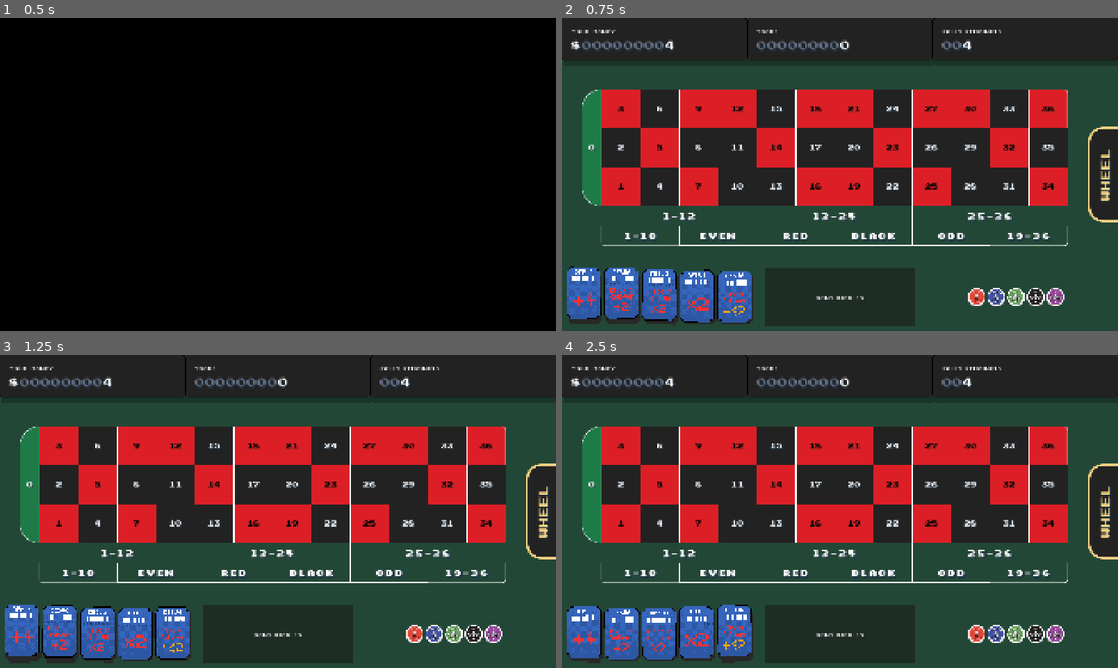
Above: before the commit, frames 1-4 (two rows, left to right).
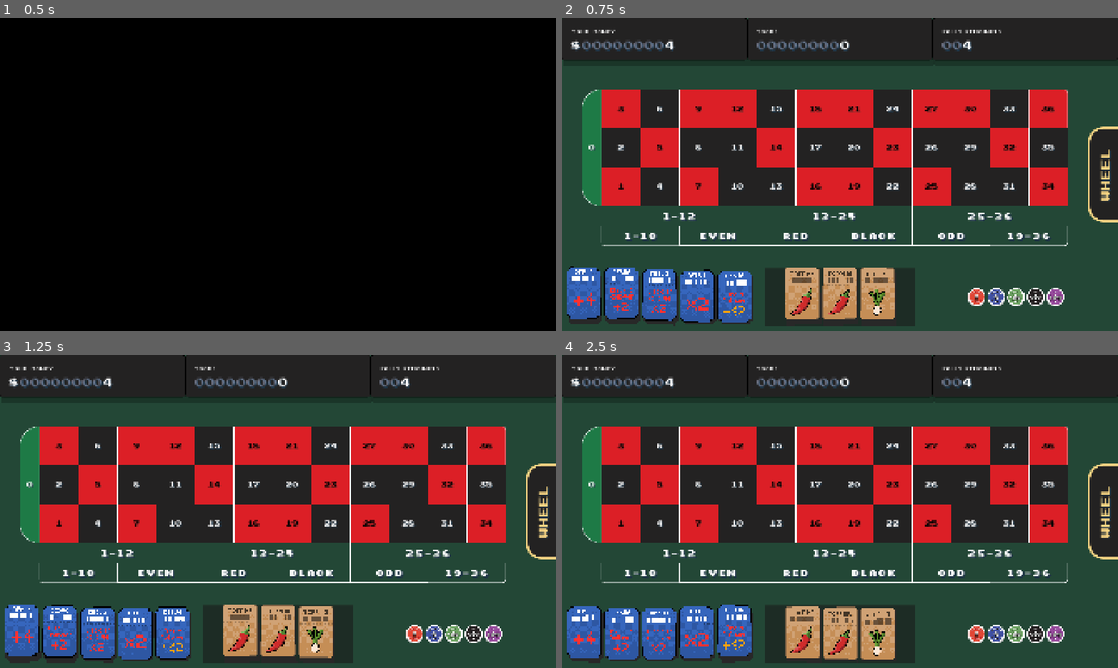
Above: after the commit, the same moments.

Repository: ross-ca/roulette-wheel
Game: Godot game, scene res://scenes/intro/intro.tscn
Two runs of this game, one before a commit and one after it. Both use one fixed random seed, a clock stepped at 60 frames per second and the inputs below. Video files are missing from this copy of the repository; at most half a second of black plays in their place.
Inputs (mouse positions are in pixels of both pictures, inside the frame that each line leads up to):
- Up to frame 1 (0.5 s): no input
- Up to frame 2 (0.75 s): tap Enter at 0.5 s; move the mouse to (962, 158) at 0.52 s; click (962, 158) at 0.67 s
- Up to frame 3 (1.25 s): no input
- Up to frame 4 (2.5 s): click "WHEEL" at 1.25 s; click "TABLE" at 2 s

Frame 1 is identical in both runs. In frame 2, 3.1% of the frame differs, in the area x 40-60%, y 79-97%; in frame 3, 3.1%; in frame 4, 3.1%, in the area x 40-60%, y 80-98%.

Commit message:
Add consumable functionality & colour flip consumables

Diff:
--- a/scenes/bet_table/bet_spot.gd
+++ b/scenes/bet_table/bet_spot.gd
@@ -7,6 +7,8 @@
 
 signal chip_dropped(bet: Bet, chip: PlacedChip)
 signal cleared(bet: Bet)
+## The tile was left-clicked, e.g. to pick it as the target of a consumable.
+signal clicked(bet: Bet)
 
 var bet: Bet
 ## False while bets can't change, such as during a spin.
@@ -78,7 +80,11 @@
 
 
 func _gui_input(event: InputEvent) -> void:
-	if editable and event is InputEventMouseButton and event.button_index == MOUSE_BUTTON_RIGHT \
-			and event.pressed:
+	if not (editable and event is InputEventMouseButton and event.pressed):
+		return
+	if event.button_index == MOUSE_BUTTON_RIGHT:
 		cleared.emit(bet)
 		accept_event()
+	elif event.button_index == MOUSE_BUTTON_LEFT:
+		clicked.emit(bet)
+		accept_event()
--- a/scenes/bet_table/bet_table.gd
+++ b/scenes/bet_table/bet_table.gd
@@ -9,6 +9,7 @@
 
 signal chip_dropped(bet: Bet, chip: PlacedChip)
 signal cleared(bet: Bet)
+signal spot_clicked(bet: Bet)
 
 const SPOT_SCENE := preload("res://scenes/bet_table/bet_spot.tscn")
 const COLUMNS := 12
@@ -112,6 +113,7 @@
 	spot.setup(bet)
 	spot.chip_dropped.connect(chip_dropped.emit)
 	spot.cleared.connect(cleared.emit)
+	spot.clicked.connect(spot_clicked.emit)
 	add_child(spot)
 	_spots[bet.key()] = spot
 	_cells.append({"spot": spot, "column": column, "row": row,
--- a/scenes/betting_view/betting_view.gd
+++ b/scenes/betting_view/betting_view.gd
@@ -9,6 +9,10 @@
 signal bet_placed(bet: Bet, chip: PlacedChip)
 signal bet_cleared(bet: Bet)
 signal wheel_requested
+## A table tile was left-clicked (not a chip drop), e.g. to target a consumable.
+signal spot_clicked(bet: Bet)
+signal consumable_clicked(item: Consumable)
+signal consumables_reordered
 
 const CHIP_SCENE := preload("res://scenes/chip/chip.tscn")
 ## Most chips in a row before they wrap onto another. The rows are kept even, so seven chips make
@@ -23,11 +27,35 @@
 @onready var _score: StatDisplay = %ScoreDisplay
 @onready var _table: BetTable = %Table
 @onready var _chips: VBoxContainer = %Chips # one centred HBoxContainer per row of chips
+@onready var _consumables: CardContainer = %Consumables
 
 
 func _ready() -> void:
 	_table.chip_dropped.connect(bet_placed.emit)
 	_table.cleared.connect(bet_cleared.emit)
+	_table.spot_clicked.connect(spot_clicked.emit)
+	_consumables.item_clicked.connect(func(item: Modifier) -> void: consumable_clicked.emit(item))
+	_consumables.order_changed.connect(consumables_reordered.emit)
+
+
+## Shows the consumables the player holds, as cards.
+func show_consumables(items: Array[Consumable]) -> void:
+	_consumables.set_items(items)
+
+
+## The consumables in their on-screen order, after the player has dragged them about.
+func get_consumables() -> Array[Modifier]:
+	return _consumables.get_items()
+
+
+## Raises the card of the consumable waiting for its target. Null puts them all down.
+func select_consumable(item: Consumable) -> void:
+	_consumables.select_item(item)
+
+
+## Dissolves the card of a consumable that's been used. Await it.
+func remove_consumable(item: Consumable) -> void:
+	await _consumables.remove_item(item)
 
 
 func _on_wheel_button_pressed() -> void:
--- a/scenes/betting_view/betting_view.tscn
+++ b/scenes/betting_view/betting_view.tscn
@@ -6,22 +6,14 @@
 [ext_resource type="Resource" uid="uid://desc1cj401ifv" path="res://scenes/bet_table/table_style.tres" id="4_style"]
 [ext_resource type="PackedScene" path="res://scenes/stat_display/stat_display.tscn" id="5_stat"]
 [ext_resource type="PackedScene" path="res://scenes/side_tab/side_tab.tscn" id="6_tab"]
+[ext_resource type="PackedScene" path="res://scenes/card_container/card_container.tscn" id="7_cards"]
 
 [sub_resource type="Theme" id="Theme_view"]
 default_font = ExtResource("2_font")
 default_font_size = 20
 
-[sub_resource type="StyleBoxFlat" id="StyleBoxFlat_i454r"]
+[sub_resource type="StyleBoxFlat" id="StyleBoxFlat_ceuks"]
 bg_color = Color(0.13725491, 0.13333334, 0.13333334, 1)
-border_width_left = 8
-border_width_top = 8
-border_width_bottom = 8
-border_color = Color(0.9764706, 0.8392157, 0.5176471, 1)
-corner_radius_top_left = 52
-corner_radius_bottom_left = 52
-
-[sub_resource type="StyleBoxFlat" id="StyleBoxFlat_ceuks"]
-bg_color = Color(0.18431373, 0.1764706, 0.1764706, 1)
 border_width_left = 8
 border_width_top = 8
 border_width_bottom = 8
@@ -39,6 +31,15 @@
 corner_radius_bottom_left = 52
 
 [sub_resource type="StyleBoxFlat" id="StyleBoxFlat_lxuho"]
+bg_color = Color(0.18431373, 0.1764706, 0.1764706, 1)
+border_width_left = 8
+border_width_top = 8
+border_width_bottom = 8
+border_color = Color(0.9764706, 0.8392157, 0.5176471, 1)
+corner_radius_top_left = 52
+corner_radius_bottom_left = 52
+
+[sub_resource type="StyleBoxFlat" id="StyleBoxFlat_x3spg"]
 bg_color = Color(0.13725491, 0.13333334, 0.13333334, 1)
 border_width_left = 8
 border_width_top = 8
@@ -140,11 +141,11 @@
 custom_minimum_size = Vector2(520, 0)
 layout_mode = 2
 
-[node name="Label" type="Label" parent="Rows/Margin/Body/Bottom/Bowl" unique_id=1069860572]
+[node name="Consumables" parent="Rows/Margin/Body/Bottom/Bowl" unique_id=1069860572 instance=ExtResource("7_cards")]
+unique_name_in_owner = true
 layout_mode = 2
-text = "Consumables"
-horizontal_alignment = 1
-vertical_alignment = 1
+card_scale = 2.5
+separation = 10.0
 
 [node name="Chips" type="VBoxContainer" parent="Rows/Margin/Body/Bottom" unique_id=187652771]
 unique_name_in_owner = true
--- a/scenes/card/card.gd
+++ b/scenes/card/card.gd
@@ -65,6 +65,10 @@
 	set(value):
 		held = value
 		_update_tooltip()
+
+## True while whatever holds the card has it picked, e.g. a consumable waiting for its target. It
+## stays popped up as if hovered.
+var selected := false
 
 ## Scale multiplier at the start of `pulse`.
 @export_range(1.0, 1.5, 0.01) var pulse_peak: float = 1.2
@@ -147,7 +151,7 @@
 func _step_hover_spring(delta: float) -> void:
 	var stiffness := hover_scale_speed * hover_scale_speed
 	var damping := 2.0 * hover_scale_damping * hover_scale_speed
-	var target := 1.0 if _hovered else 0.0
+	var target := 1.0 if _hovered or selected else 0.0
 	_hover_velocity += (stiffness * (target - _hover_amount) - damping * _hover_velocity) * delta
 	_hover_amount += _hover_velocity * delta
 
--- a/scenes/card_container/card_container.gd
+++ b/scenes/card_container/card_container.gd
@@ -9,10 +9,15 @@
 
 ## Emitted after a drag ends with the cards in a different order than they started.
 signal order_changed
+## Emitted when a card is clicked: pressed and released without being dragged out of its slot.
+signal item_clicked(item: Modifier)
 ## Emitted when a card is right-clicked (and none is being dragged). What it means is up to the scene.
 signal item_right_clicked(item: Modifier)
 
 const CARD_SCENE := preload("res://scenes/card/card.tscn")
+
+## How far (pixels) a card can be dragged and still count as a click when it's let go.
+const CLICK_SLOP := 6.0
 
 enum Alignment { BEGIN, CENTER, END }
 
@@ -76,6 +81,13 @@
 			queue_sort()
 			update_minimum_size()
 			return
+
+
+## Marks the card showing `item` as selected (and every other as not). Null clears the selection.
+func select_item(item: Modifier) -> void:
+	for card in _cards():
+		if card is Card:
+			card.selected = card.item == item
 
 
 ## The items of the cards, in their current left-to-right order. Assign it to a typed array
@@ -247,6 +259,8 @@
 	_restore_mouse_filters()
 	if _cards() != _order_at_grab:
 		order_changed.emit()
+	elif card is Card and absf(card.position.x - _targets[card].x) < CLICK_SLOP:
+		item_clicked.emit(card.item)
 
 
 func _restore_mouse_filters() -> void:
--- a/scenes/game/game.gd
+++ b/scenes/game/game.gd
@@ -4,6 +4,7 @@
 const SAVE_PATH := "user://run.tres"
 const STARTING_MONEY := 4
 const TICKET_DATABASE := preload("res://scenes/modifiers/ticket_database.tres")
+const CONSUMABLE_DATABASE := preload("res://scenes/modifiers/consumable_database.tres")
 
 var run: RunState
 ## How the last run ended, for the main menu to show. Empty if no run has ended this session.
@@ -20,6 +21,7 @@
 	run.money = STARTING_MONEY
 	run.pockets = Pocket.european_layout()
 	run.tickets = TICKET_DATABASE.create_starters()
+	run.consumables = CONSUMABLE_DATABASE.create_starters()
 
 
 func has_save() -> bool:
--- a/scenes/game/run_state.gd
+++ b/scenes/game/run_state.gd
@@ -14,6 +14,8 @@
 @export var money: int = 0
 ## Trigger order is array order, left to right.
 @export var tickets: Array[Ticket] = []
+## One-use items the player is holding, used in the play phase.
+@export var consumables: Array[Consumable] = []
 ## The wheel, clockwise from the top.
 @export var pockets: Array[Pocket] = []
 ## Upcoming steps; index 0 is next.
--- /dev/null
+++ b/scenes/modifiers/consumable_database.gd
@@ -0,0 +1,36 @@
+class_name ConsumableDatabase
+extends Resource
+## Every consumable the game knows about, and the ones a new run starts with. Edit
+## consumable_database.tres in the inspector: drag consumable .tres files into `consumables`, then
+## into `starter_consumables` (the same one can be listed more than once). Entries are templates, so
+## hand out copies with `create()`.
+
+## Every consumable that can appear in a run (shop stock, rewards, starters).
+@export var consumables: Array[Consumable] = []
+## What a new run starts with, in order.
+@export var starter_consumables: Array[Consumable] = []
+
+
+## A template picked from `consumables` by the cascading rarity roll on `rng` (use `create()` with
+## its `id` for a copy to hand out), skipping any whose id is in `exclude`. Null if none are left.
+func roll(rng: RandomNumberGenerator, exclude: Array[Consumable] = []) -> Consumable:
+	var excluded_ids := exclude.map(func(item: Consumable) -> StringName: return item.id)
+	var candidates := consumables.filter(func(item: Consumable) -> bool: return not excluded_ids.has(item.id))
+	return Rarity.roll(rng, candidates) as Consumable
+
+
+## A fresh copy of the consumable with this `id`, or null if there isn't one.
+func create(id: StringName) -> Consumable:
+	for item in consumables:
+		if item.id == id:
+			return item.duplicate(true)
+	push_error("No consumable with id '%s' in the consumable database." % id)
+	return null
+
+
+## Fresh copies of the starter consumables.
+func create_starters() -> Array[Consumable]:
+	var result: Array[Consumable] = []
+	for item in starter_consumables:
+		result.append(item.duplicate(true))
+	return result
--- /dev/null
+++ b/scenes/modifiers/consumable_database.tres
@@ -0,0 +1,11 @@
+[gd_resource type="Resource" script_class="ConsumableDatabase" format=3 uid="uid://fuktre8f0ryg"]
+
+[ext_resource type="Script" uid="uid://dnjmlwk2r2e2m" path="res://scenes/modifiers/consumable_database.gd" id="1_script"]
+[ext_resource type="Script" uid="uid://sans47dkpc0" path="res://scenes/modifiers/consumables/consumable.gd" id="2_consumable"]
+[ext_resource type="Resource" uid="uid://cd317t8dei0cq" path="res://scenes/modifiers/consumables/instances/green_flip.tres" id="3_7b25n"]
+[ext_resource type="Resource" uid="uid://blnscb7u8wpex" path="res://scenes/modifiers/consumables/instances/colour_flip.tres" id="3_flip"]
+
+[resource]
+script = ExtResource("1_script")
+consumables = Array[ExtResource("2_consumable")]([ExtResource("3_flip"), ExtResource("3_7b25n")])
+starter_consumables = Array[ExtResource("2_consumable")]([ExtResource("3_flip"), ExtResource("3_flip"), ExtResource("3_7b25n")])
--- /dev/null
+++ b/scenes/modifiers/consumables/colour_flip_consumable.gd
@@ -0,0 +1,15 @@
+class_name ColourFlipConsumable
+extends Consumable
+## Flips one pocket between red and black. Green pockets can't be flipped.
+
+
+func get_description() -> String:
+	return "Pick a number on the table. Its pocket turns black if it's red, and red if it's black."
+
+
+func can_target(_run: RunState, pocket: Pocket) -> bool:
+	return pocket.colour == "red" or pocket.colour == "black"
+
+
+func use(_run: RunState, pocket: Pocket) -> void:
+	pocket.colour = "black" if pocket.colour == "red" else "red"
--- /dev/null
+++ b/scenes/modifiers/consumables/consumable.gd
@@ -0,0 +1,28 @@
+class_name Consumable
+extends Modifier
+## A one-use item the player holds in `RunState.consumables`. It extends Modifier so a Card and its
+## tooltip can show it like a ticket, but it isn't in `Modifiers.active()`: it does nothing until the
+## player picks it, then a target, in the play phase. Using one removes it from the run.
+##
+## Consumables change the wheel, so the target is a pocket (picked by clicking its number on the
+## table). A consumable that needs more than one pocket will want a second selection step added.
+
+## Stable name used to look the consumable up.
+@export var id: StringName = &""
+@export var price: int = 3
+
+
+func get_kind_name() -> String:
+	return "Consumable"
+
+
+## Whether `pocket` is a valid target right now.
+func can_target(_run: RunState, _pocket: Pocket) -> bool:
+	return false
+
+
+## Applies the effect to `pocket`. Only called when `can_target` is true. Changing the pocket is
+## enough for the table and wheel to update: the wheel redraws on `changed`, and the play phase
+## refreshes the table.
+func use(_run: RunState, _pocket: Pocket) -> void:
+	pass
--- /dev/null
+++ b/scenes/modifiers/consumables/green_flip_consumable.gd
@@ -0,0 +1,15 @@
+class_name GreenFlipConsumable
+extends Consumable
+## Flips one pocket between green and black. Red pockets can't be flipped.
+
+
+func get_description() -> String:
+    return "Pick a number on the table. Set it's colour to green."
+
+
+func can_target(_run: RunState, pocket: Pocket) -> bool:
+    return pocket.colour == "red" or pocket.colour == "black"
+
+
+func use(_run: RunState, pocket: Pocket) -> void:
+    pocket.colour = "green"
--- /dev/null
+++ b/scenes/modifiers/consumables/instances/colour_flip.tres
@@ -0,0 +1,10 @@
+[gd_resource type="Resource" script_class="ColourFlipConsumable" format=3 uid="uid://blnscb7u8wpex"]
+
+[ext_resource type="Script" uid="uid://b7vn1clb80rqi" path="res://scenes/modifiers/consumables/colour_flip_consumable.gd" id="1_script"]
+[ext_resource type="Texture2D" uid="uid://dpr3hqnmupi0b" path="res://assets/textures/consumables/chilli.png" id="1_ydhkd"]
+
+[resource]
+script = ExtResource("1_script")
+id = &"colour_flip"
+display_name = "Colour Flip"
+icon = ExtResource("1_ydhkd")
--- /dev/null
+++ b/scenes/modifiers/consumables/instances/green_flip.tres
@@ -0,0 +1,11 @@
+[gd_resource type="Resource" script_class="GreenFlipConsumable" format=3 uid="uid://cd317t8dei0cq"]
+
+[ext_resource type="Script" uid="uid://07bmblgl7ujf" path="res://scenes/modifiers/consumables/green_flip_consumable.gd" id="1_5r5kc"]
+[ext_resource type="Texture2D" uid="uid://76xnlea5ohyg" path="res://assets/textures/consumables/springOnion.png" id="1_rs3e1"]
+
+[resource]
+script = ExtResource("1_5r5kc")
+id = &"green_flip"
+display_name = "Green Flip"
+icon = ExtResource("1_rs3e1")
+metadata/_custom_type_script = "uid://07bmblgl7ujf"
--- a/scenes/play/play.gd
+++ b/scenes/play/play.gd
@@ -35,6 +35,8 @@
 var _view_position := 0.0
 var _slide: Tween
 var _selling := false # a ticket's card is dissolving
+var _selected: Consumable # picked, waiting for the player to pick its target on the table
+var _using := false # a used consumable's card is dissolving
 
 @onready var _wheel := $SubViewport/RouletteWheel
 @onready var _views: Control = $Views
@@ -96,6 +98,10 @@
 
 	_betting.set_chip_values(CHIP_VALUES)
 	_betting.show_pockets(_run.pockets)
+	_betting.show_consumables(_run.consumables)
+	_betting.consumable_clicked.connect(_on_consumable_clicked)
+	_betting.consumables_reordered.connect(_on_consumables_reordered)
+	_betting.spot_clicked.connect(_on_spot_clicked)
 	_wheel_view.show_pockets(_run.pockets)
 	_show_round()
 	_show_bets()
@@ -107,6 +113,51 @@
 
 func _process(_delta: float) -> void:
 	_place_views()
+
+
+# Clicking a consumable picks it (or puts it down again); the next valid tile clicked is its target.
+func _on_consumable_clicked(item: Consumable) -> void:
+	if _state != State.WAITING or _using:
+		return
+	_selected = null if _selected == item else item
+	_betting.select_consumable(_selected)
+
+
+func _on_consumables_reordered() -> void:
+	_run.consumables.assign(_betting.get_consumables())
+	Game.save_run()
+
+
+# Only number tiles are targets for now, as they stand for one pocket each. A consumable that
+# can't use the pocket leaves itself selected.
+func _on_spot_clicked(bet: Bet) -> void:
+	if _selected == null or _state != State.WAITING or _using or not bet is NumberBet:
+		return
+	var pocket := _find_pocket(bet.number)
+	if pocket == null or not _selected.can_target(_run, pocket):
+		return
+	_using = true
+	var item := _selected
+	_selected = null
+	_betting.select_consumable(null)
+	item.use(_run, pocket)
+	Modifiers.notify(_run, &"consumable_used", [item, pocket])
+	_run.consumables.erase(item)
+	# The wheel redraws itself as the pocket changes; the table and the rows' badges need telling.
+	_betting.show_pockets(_run.pockets)
+	_wheel_view.show_pockets(_run.pockets)
+	if not _run.current_round.bets.is_empty():
+		_wheel_view.show_bets(_run.current_round.bets)
+	Game.save_run()
+	await _betting.remove_consumable(item)
+	_using = false
+
+
+func _find_pocket(number: int) -> Pocket:
+	for pocket in _run.pockets:
+		if pocket.number == number:
+			return pocket
+	return null
 
 
 func _on_wheel_requested() -> void:
@@ -173,9 +224,11 @@
 
 
 func _on_spin_requested() -> void:
-	if _state != State.WAITING or _selling or _run.current_round.bets.is_empty():
+	if _state != State.WAITING or _selling or _using or _run.current_round.bets.is_empty():
 		return
 	_state = State.SPINNING
+	_selected = null
+	_betting.select_consumable(null)
 	_spin = SpinContext.new(_run.current_round.bets)
 	_betting.set_editable(false)
 	_wheel_view.set_spinning(true)
Binary file added: assets/textures/consumables/beef.png
Not shown, added: assets/textures/consumables/beef.png.import
Binary file added: assets/textures/consumables/chilli.png
Not shown, added: assets/textures/consumables/chilli.png.import
Binary file added: assets/textures/consumables/springOnion.png
Not shown, added: assets/textures/consumables/springOnion.png.import
Not shown: 2 places in scenes/betting_view/betting_view.tscn that only renumber resources
Not shown, added: scenes/modifiers/consumable_database.gd.uid
Not shown, added: scenes/modifiers/consumables/colour_flip_consumable.gd.uid
Not shown, added: scenes/modifiers/consumables/consumable.gd.uid
Not shown, added: scenes/modifiers/consumables/green_flip_consumable.gd.uid
Not shown, changed: docs/architecture.md
